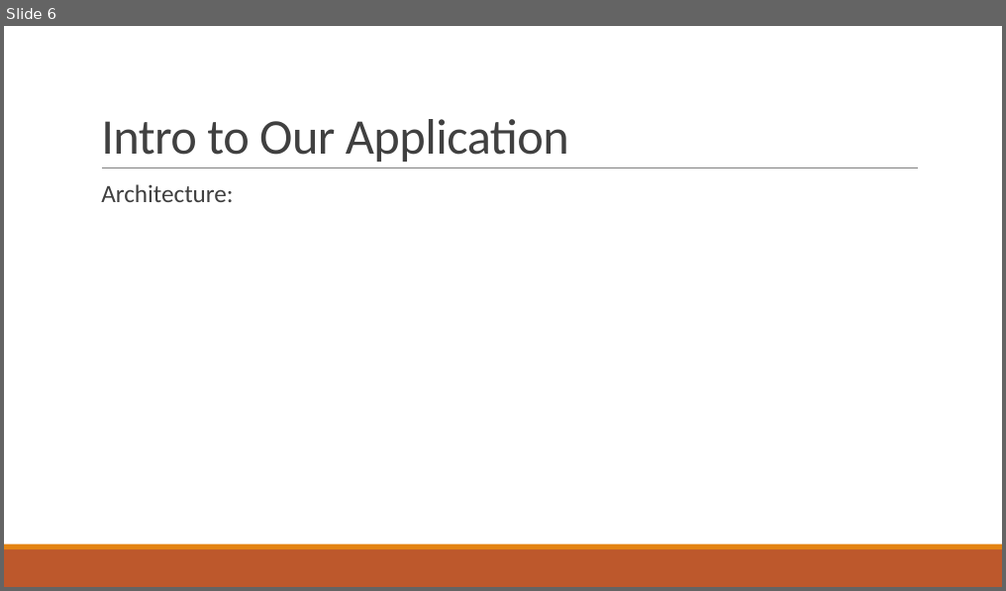
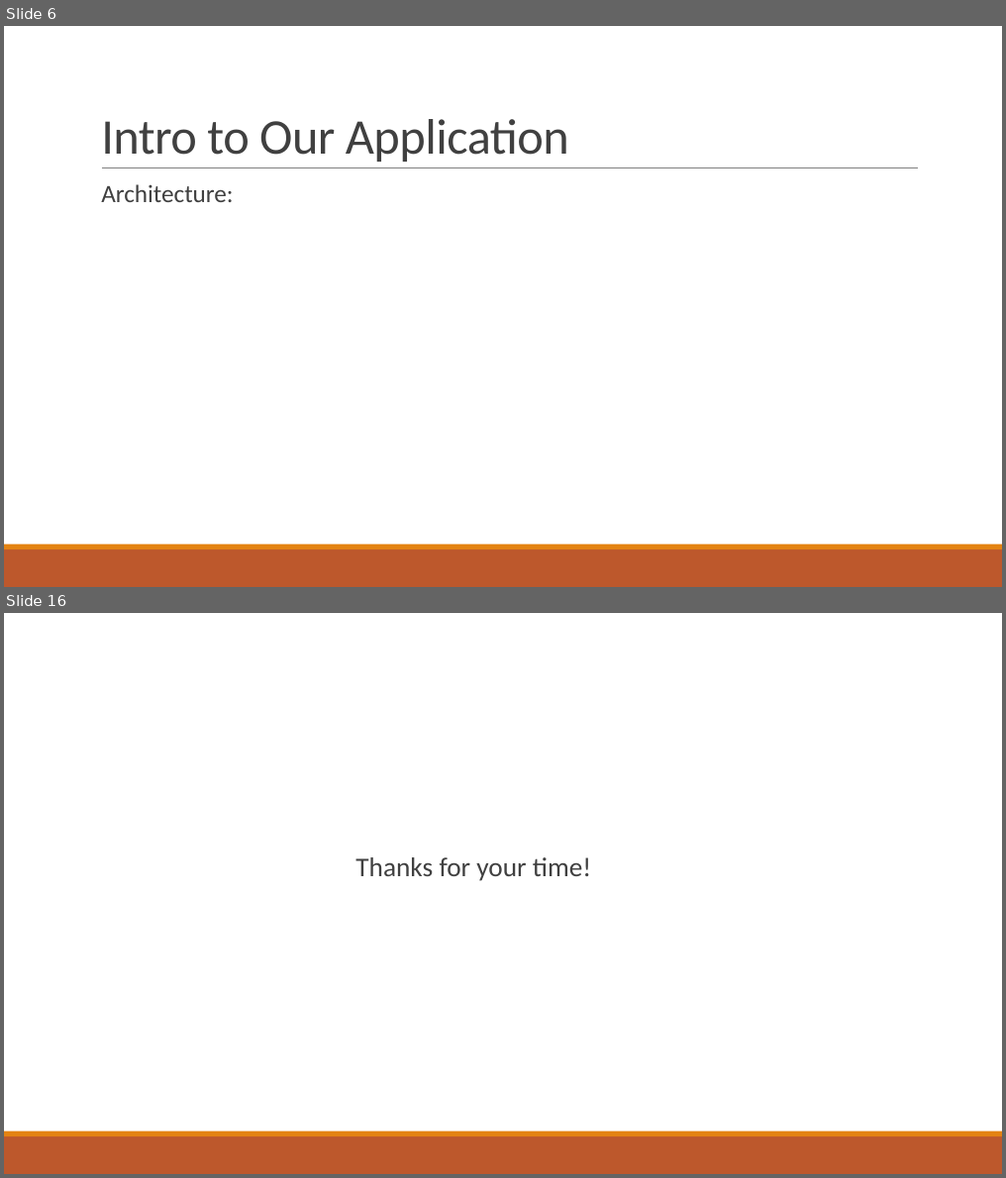
Before and after one commit to louis33217/Project, a slide deck: Final project/INFO 5100 Final Project.pptx. Shown one above the other, each under a label of ours: slide 6 before the commit, slides 6 and 16 after it; the slides between them are not shown. The pictures are 1006x591 and 1006x1178 pixels, drawn with LibreOffice and Linux fonts; fonts in the diff are those of the drawing; background and template pictures are left out. Boxes give left, top, right and bottom in pixels: in the first picture for what was removed or moved away, otherwise in the second. Text is boxed around its words. In the diff, an @@ line names an element or a change of style, - is before the commit and + after.

```diff
--- a/Final project/INFO 5100 Final Project.pptx
+++ b/Final project/INFO 5100 Final Project.pptx
@@ slide 16 added at [4,613,1002,1174], background #FFFFFF; not listed: 2 template elements that a slide beside it also shows @@
@@ rectangle added at [83,746,930,761], fill #FFFFFF, outline #FFFFFF 1.25 pt @@
@@ text added at [355,858,591,881], 26 pt, text #404040 @@
+  Thanks for your time!
```
Also in this commit, not shown: 3 slides changed, 7 other slides added, 4 slides removed.
